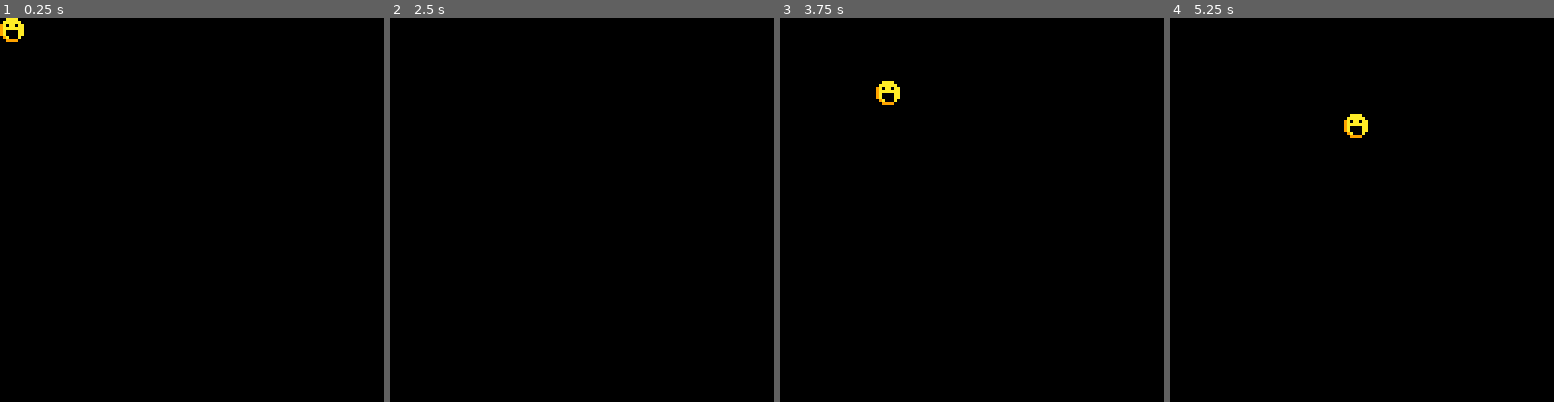
Above: before the commit, frames 1-4 (left to right).
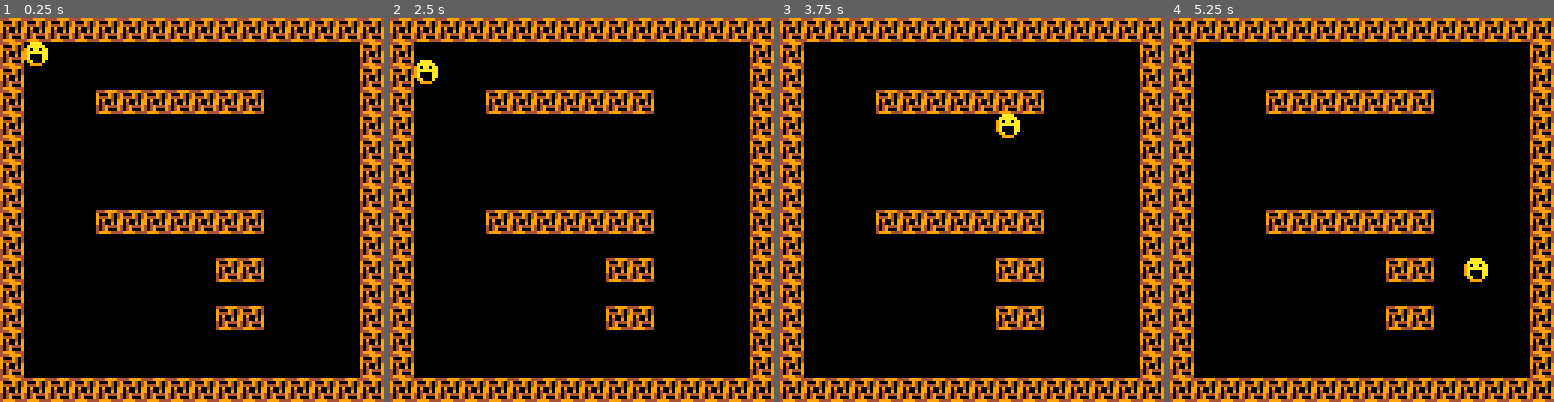
Above: after the commit, the same moments.

Repository: Chazmus/ReDeath
Game: PICO-8 cartridge carts/redeath/redeath.p8
Two runs of this game, one before a commit and one after it. Both use one fixed random seed, a clock stepped at 60 frames per second and the inputs below.
Inputs:
- Up to frame 1 (0.25 s): no input
- Up to frame 2 (2.5 s): tap O (Z key) at 0.33, 0.7, 1.43, 2.22 s; tap X (X key) at 1.07, 2.07, 2.4 s; hold Left 1.97-2.37 s; hold Down from 2.42 s (still down)
- Up to frame 3 (3.75 s): tap X (X key) every 0.33 s from 2.73 to 3.73 s; release Down at 2.82 s; hold Right 2.87-3.53 s; tap O (Z key) at 3.1 s; hold Up from 3.58 s (still down)
- Up to frame 4 (5.25 s): tap O (Z key) at 3.98, 4.87 s; tap X (X key) every 0.33 s from 4.07 to 5.07 s; release Up at 4.08 s; hold Right 4.13-4.53 s; hold Down 4.58-5.08 s; hold Left from 5.13 s (still down)

The runs differ from the first frame. In frame 1, 22% of the frame differs, in the area x 0-100%, y 0-100%; in frame 2, 22%; in frame 3, 22%; in frame 4, 22%.

Commit message:
+ Collisions + Fixed pixel_to_grid()

Diff:
--- a/carts/redeath/redeath.p8
+++ b/carts/redeath/redeath.p8
@@ -28,11 +28,10 @@
 -->8
 -- The player
 player = {
-	position = {x=0,y=0}, -- In pixel space
-	target = {x=0,y=0}, -- In pixel space
+	position = {x=8,y=8}, -- In pixel space
+	target = {x=8,y=8}, -- In pixel space
 	is_moving = false,
 }
-
 
 add(game_objects, player)
 
@@ -52,7 +51,12 @@
 		end
 
 		if(not self:is_at_target()) then
-			self.is_moving = true
+			if (check_for_collision(pixel_to_grid(self.target))) then
+				self.target.x = self.position.x
+				self.target.y = self.position.y
+			else
+				self.is_moving = true
+			end
 		end
 	end
 
@@ -68,7 +72,6 @@
 function player:move_towards_target()
 	local c = cocreate(function()
 	 	while not self:is_at_target() do
-			printh(time())
 			if self.target.x > self.position.x then
 				self.position.x += 1
 			elseif self.target.x < self.position.x then
@@ -89,13 +92,9 @@
 end
 
 function player:draw()
-	spr(000, self.position.x, self.position.y)
-	printh("x")
-	printh(tostring(self.position.x))
-	printh("y")
-	printh(tostring(self.position.y))
+	spr(001, self.position.x, self.position.y)
+	map()
 end
-
 
 -->8
 -- utils
@@ -108,14 +107,50 @@
 end
 
 function pixel_to_grid(grid_position)
-	return {x=(grid_position.x * 8), y=(grid_position.y * 8)}
+	return {x=(grid_position.x / 8), y=(grid_position.y / 8)}
 end
+
+--
+collisionlayers = {7}
+
+function check_for_collision(grid_position)
+	printh("checking collision")
+	local tile = mget(grid_position.x, grid_position.y);
+	for i in all(collisionlayers) do
+		if (fget(tile, i)) then
+			printh("collision detected")
+			return true;
+		end
+	end
+	return false;
+end
+
 __gfx__
-00aaaa00000000000000000000000000000000000000000000000000000000000000000000000000000000000000000000000000000000000000000000000000
-0aaaaaa0000000000000000000000000000000000000000000000000000000000000000000000000000000000000000000000000000000000000000000000000
-9a0aa0aa000000000000000000000000000000000000000000000000000000000000000000000000000000000000000000000000000000000000000000000000
-9aaaaaaa000000000000000000000000000000000000000000000000000000000000000000000000000000000000000000000000000000000000000000000000
-9a0000aa000000000000000000000000000000000000000000000000000000000000000000000000000000000000000000000000000000000000000000000000
-9a0000aa000000000000000000000000000000000000000000000000000000000000000000000000000000000000000000000000000000000000000000000000
-09a000a0000000000000000000000000000000000000000000000000000000000000000000000000000000000000000000000000000000000000000000000000
-00999900000000000000000000000000000000000000000000000000000000000000000000000000000000000000000000000000000000000000000000000000
+0000000000aaaa004449999400000000000000000000000000000000000000000000000000000000000000000000000000000000000000000000000000000000
+000000000aaaaaa09000940400000000000000000000000000000000000000000000000000000000000000000000000000000000000000000000000000000000
+000000009a0aa0aa9444940400000000000000000000000000000000000000000000000000000000000000000000000000000000000000000000000000000000
+000000009aaaaaaa9090040900000000000000000000000000000000000000000000000000000000000000000000000000000000000000000000000000000000
+000000009a0000aa9040090900000000000000000000000000000000000000000000000000000000000000000000000000000000000000000000000000000000
+000000009a0000aa4049444900000000000000000000000000000000000000000000000000000000000000000000000000000000000000000000000000000000
+0000000009a000a04049000900000000000000000000000000000000000000000000000000000000000000000000000000000000000000000000000000000000
+00000000009999004999944400000000000000000000000000000000000000000000000000000000000000000000000000000000000000000000000000000000
+__gff__
+0000800000000000000000000000000000000000000000000000000000000000000000000000000000000000000000000000000000000000000000000000000000000000000000000000000000000000000000000000000000000000000000000000000000000000000000000000000000000000000000000000000000000000
+0000000000000000000000000000000000000000000000000000000000000000000000000000000000000000000000000000000000000000000000000000000000000000000000000000000000000000000000000000000000000000000000000000000000000000000000000000000000000000000000000000000000000000
+__map__
+0202020202020202020202020202020200000000000000000000000000000000000000000000000000000000000000000000000000000000000000000000000000000000000000000000000000000000000000000000000000000000000000000000000000000000000000000000000000000000000000000000000000000000
+0200000000000000000000000000000200000000000000000000000000000000000000000000000000000000000000000000000000000000000000000000000000000000000000000000000000000000000000000000000000000000000000000000000000000000000000000000000000000000000000000000000000000000
+0200000000000000000000000000000200000000000000000000000000000000000000000000000000000000000000000000000000000000000000000000000000000000000000000000000000000000000000000000000000000000000000000000000000000000000000000000000000000000000000000000000000000000
+0200000002020202020202000000000200000000000000000000000000000000000000000000000000000000000000000000000000000000000000000000000000000000000000000000000000000000000000000000000000000000000000000000000000000000000000000000000000000000000000000000000000000000
+0200000000000000000000000000000200000000000000000000000000000000000000000000000000000000000000000000000000000000000000000000000000000000000000000000000000000000000000000000000000000000000000000000000000000000000000000000000000000000000000000000000000000000
+0200000000000000000000000000000200000000000000000000000000000000000000000000000000000000000000000000000000000000000000000000000000000000000000000000000000000000000000000000000000000000000000000000000000000000000000000000000000000000000000000000000000000000
+0200000000000000000000000000000200000000000000000000000000000000000000000000000000000000000000000000000000000000000000000000000000000000000000000000000000000000000000000000000000000000000000000000000000000000000000000000000000000000000000000000000000000000
+0200000000000000000000000000000200000000000000000000000000000000000000000000000000000000000000000000000000000000000000000000000000000000000000000000000000000000000000000000000000000000000000000000000000000000000000000000000000000000000000000000000000000000
+0200000002020202020202000000000200000000000000000000000000000000000000000000000000000000000000000000000000000000000000000000000000000000000000000000000000000000000000000000000000000000000000000000000000000000000000000000000000000000000000000000000000000000
+0200000000000000000000000000000200000000000000000000000000000000000000000000000000000000000000000000000000000000000000000000000000000000000000000000000000000000000000000000000000000000000000000000000000000000000000000000000000000000000000000000000000000000
+0200000000000000000202000000000200000000000000000000000000000000000000000000000000000000000000000000000000000000000000000000000000000000000000000000000000000000000000000000000000000000000000000000000000000000000000000000000000000000000000000000000000000000
+0200000000000000000000000000000200000000000000000000000000000000000000000000000000000000000000000000000000000000000000000000000000000000000000000000000000000000000000000000000000000000000000000000000000000000000000000000000000000000000000000000000000000000
+0200000000000000000202000000000200000000000000000000000000000000000000000000000000000000000000000000000000000000000000000000000000000000000000000000000000000000000000000000000000000000000000000000000000000000000000000000000000000000000000000000000000000000
+0200000000000000000000000000000200000000000000000000000000000000000000000000000000000000000000000000000000000000000000000000000000000000000000000000000000000000000000000000000000000000000000000000000000000000000000000000000000000000000000000000000000000000
+0200000000000000000000000000000200000000000000000000000000000000000000000000000000000000000000000000000000000000000000000000000000000000000000000000000000000000000000000000000000000000000000000000000000000000000000000000000000000000000000000000000000000000
+0202020202020202020202020202020200000000000000000000000000000000000000000000000000000000000000000000000000000000000000000000000000000000000000000000000000000000000000000000000000000000000000000000000000000000000000000000000000000000000000000000000000000000
